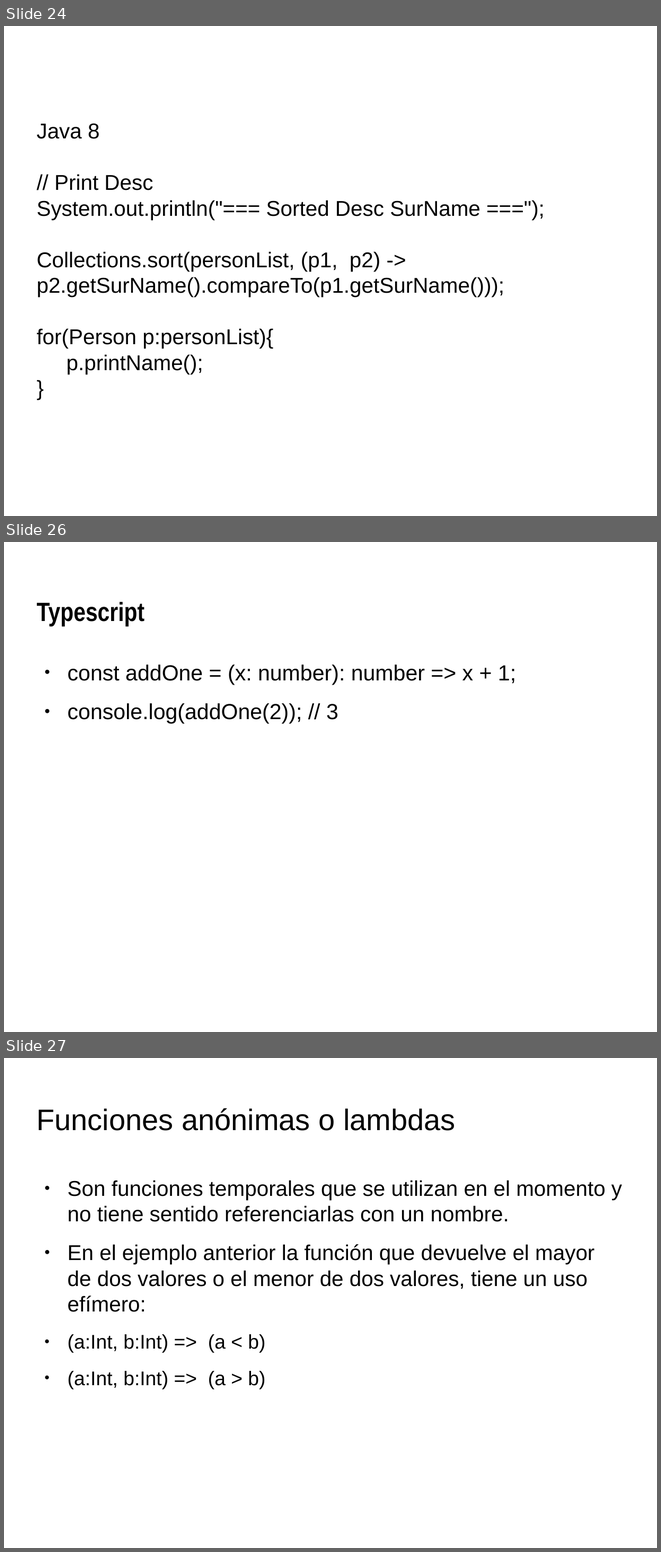
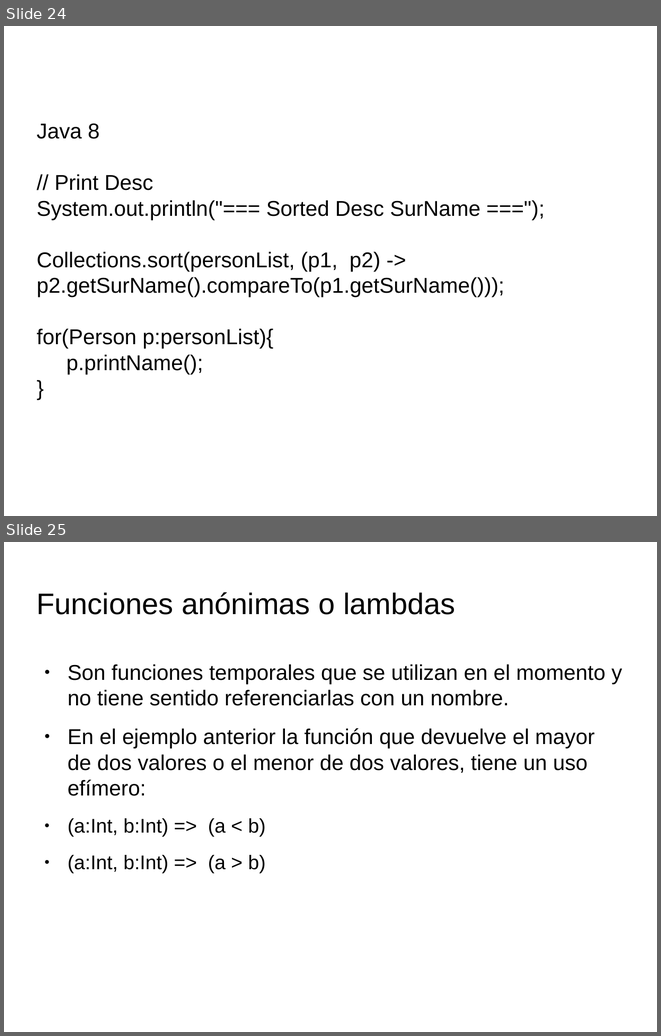
Before and after one commit to emanuelpeg/paradigmaUAP2025, a slide deck: funcional/clase2.pptx. Shown one above the other, each under a label of ours: slides 24, 26 and 27 before the commit, slides 24 and 25 after it; the slides between them are not shown. The pictures are 661x1552 and 661x1036 pixels, drawn with LibreOffice and Linux fonts; fonts in the diff are those of the drawing. Boxes give left, top, right and bottom in pixels: in the first picture for what was removed or moved away, otherwise in the second. Text is boxed around its words. In the diff, an @@ line names an element or a change of style, - is before the commit and + after.

```diff
--- a/funcional/clase2.pptx
+++ b/funcional/clase2.pptx
@@ slide 26 removed at (x1=4, y1=542, x2=657, y2=1032), background #FFFFFF @@
@@ text removed at (x1=37, y1=602, x2=145, y2=626) @@
-Typescript
@@ text removed at (x1=68, y1=664, x2=516, y2=723) @@
-● const addOne = (x: number): number => x + 1;
-● console.log(addOne(2)); // 3
@@ what was slide 27 is now slide 25 @@
```
Also in this commit, not shown: 3 other slides removed, 23 other files.
